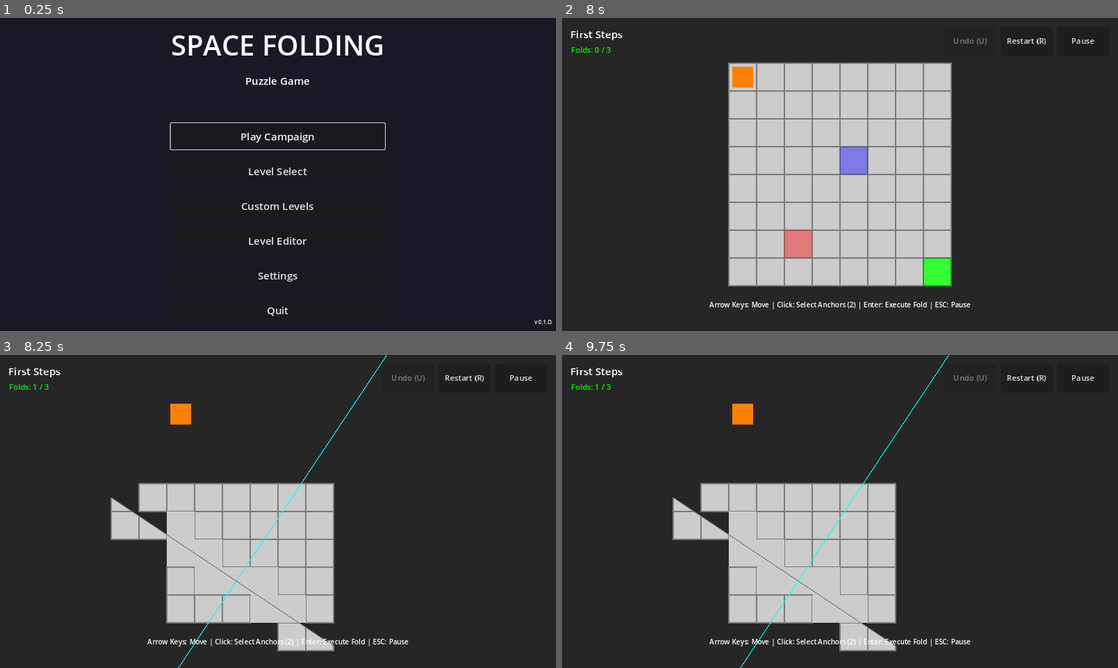
Above: before the commit, frames 1-4 (two rows, left to right).
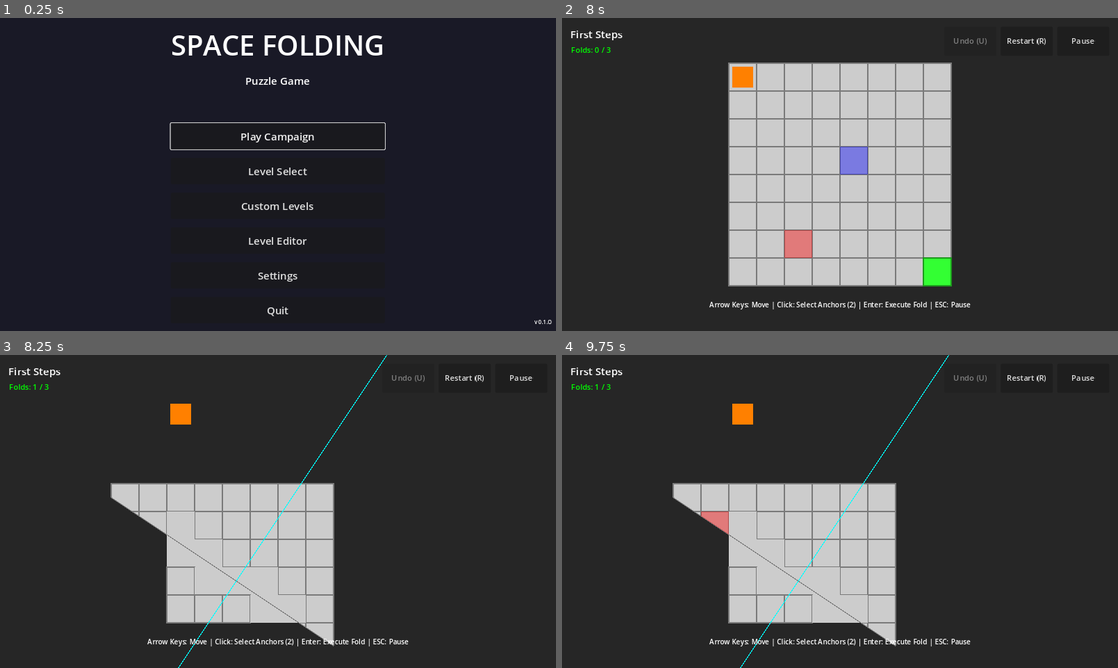
Above: after the commit, the same moments.

Repository: absent-mynd/puzzle
Game: Godot game, scene res://scenes/ui/MainMenu.tscn
Two runs of this game, one before a commit and one after it. Both use one fixed random seed, a clock stepped at 60 frames per second and the inputs below.
Inputs (mouse positions are in pixels of both pictures, inside the frame that each line leads up to):
- Up to frame 1 (0.25 s): no input
- Up to frame 2 (8 s): click "Play Campaign" at 0.5 s; click "Restart (R)" at 1.25 s; click "Restart (R)" at 2 s; click "Restart (R)" at 2.75 s; click "Pause" at 3.5 s; click "Restart Level" at 4.25 s; tap Enter (ui_accept) at 5, 5.27, 5.75, 6.5, 7.25 s; move the mouse to (812, 237) at 5.02 s; hold Up (ui_up) 5.03-5.75 s; hold Shift 5.03-5.75 s; click (812, 237) at 5.17 s; drag from (1006, 221) to (812, 237) at 5.77 s; move the mouse to (673, 127) at 6.52 s; hold Left (ui_left) 6.53-7.25 s; tap Ctrl at 6.6 s; drag from (867, 174) to (673, 127) at 7.27 s
- Up to frame 3 (8.25 s): tap Enter (ui_accept) at 8 s; move the mouse to (194, 433) at 8.02 s; hold Down (ui_down) from 8.03 s (still down); tap 1 at 8.1 s
- Up to frame 4 (9.75 s): tap Enter (ui_accept) at 8.27, 8.75 s; release Down (ui_down) at 8.75 s; drag from (962, 495) to (756, 433) at 8.77 s; move the mouse to (728, 527) at 9.52 s; hold Up (ui_up) from 9.53 s (still down); tap 3 at 9.6 s; click (728, 527) at 9.67 s

Frames 1-2 are identical in both runs. In frame 3, 2.2% of the frame differs, in the area x 19-61%, y 40-95%; in frame 4, 2.2%.

Commit message:
Fix polygon orientation bug in diagonal fold cell splitting
BUG: When cells merged at diagonal fold anchors, the split polygon
halves were inverted - wall pieces ended up on the ground side and
vice versa.

ROOT CAUSE: GeometryCore.split_polygon_by_line() has inverted naming:
- "left" result contains positive (right) side vertices
- "right" result contains negative (left) side vertices

FIX: Swapped split_result assignments in FoldSystem.execute_diagonal_fold()
for both line1 and line2 splits:
- if keep_side == "left": use split_result.right (was .left)
- else: use split_result.left (was .right)

Added test_diagonal_merge_correct_polygon_orientation() to verify:
- Sets cell (0,0) as wall, cell (1,1) as ground
- Executes diagonal fold with anchors at (0,0) and (1,1)
- Verifies wall piece is in top-left, ground piece in bottom-right
- Test now passes with correct polygon orientation

All 448 tests passing.

Diff:
--- a/scripts/systems/FoldSystem.gd
+++ b/scripts/systems/FoldSystem.gd
@@ -1509,10 +1509,12 @@
 
 		if split_result.intersections.size() > 0:
 			# Update cell geometry to kept side
+			# NOTE: GeometryCore naming is inverted: "left" = positive side, "right" = negative side
+			# So we swap the assignment to get the correct polygon half
 			if keep_side == "left":
-				cell.geometry = split_result.left
+				cell.geometry = split_result.right  # SWAPPED: use right for left
 			else:
-				cell.geometry = split_result.right
+				cell.geometry = split_result.left   # SWAPPED: use left for right
 
 			cell.is_partial = true
 			cell.update_visual()
@@ -1549,10 +1551,12 @@
 
 		if split_result.intersections.size() > 0:
 			# Update cell geometry to kept side
+			# NOTE: GeometryCore naming is inverted: "left" = positive side, "right" = negative side
+			# So we swap the assignment to get the correct polygon half
 			if keep_side == "left":
-				cell.geometry = split_result.left
+				cell.geometry = split_result.right  # SWAPPED: use right for left
 			else:
-				cell.geometry = split_result.right
+				cell.geometry = split_result.left   # SWAPPED: use left for right
 
 			cell.is_partial = true
 			cell.update_visual()
--- a/scripts/tests/test_boundary_merge_bug.gd
+++ b/scripts/tests/test_boundary_merge_bug.gd
@@ -17,6 +17,114 @@
 	fold_system = FoldSystem.new()
 	add_child_autofree(fold_system)
 	fold_system.grid_manager = grid_manager
+
+
+func test_diagonal_merge_correct_polygon_orientation():
+	print("\n╔════════════════════════════════════════════╗")
+	print("║  DIAGONAL MERGE - POLYGON ORIENTATION BUG  ║")
+	print("║  Testing (0,0) wall + (1,1) ground merge   ║")
+	print("╚════════════════════════════════════════════╝\n")
+
+	# Set up a specific scenario:
+	# - Cell (0,0) is a WALL
+	# - Cell (1,1) is EMPTY (ground)
+	# - Diagonal fold with anchors at (0,0) and (1,1)
+	# - Expected: merged cell should have wall piece in TOP-LEFT, ground piece in BOTTOM-RIGHT
+	# - Bug: merged cell has wall piece in BOTTOM-RIGHT, ground piece in TOP-LEFT (inverted!)
+
+	var cell_00 = grid_manager.get_cell(Vector2i(0, 0))
+	var cell_11 = grid_manager.get_cell(Vector2i(1, 1))
+
+	cell_00.set_cell_type(1)  # Wall
+	cell_11.set_cell_type(0)  # Ground (empty)
+
+	print("BEFORE fold:")
+	print("  Cell (0,0): type=%d (wall)" % cell_00.cell_type)
+	print("  Cell (1,1): type=%d (ground)" % cell_11.cell_type)
+	print("")
+
+	# Execute diagonal fold
+	var anchor1 = Vector2i(0, 0)
+	var anchor2 = Vector2i(1, 1)
+	fold_system.execute_diagonal_fold(anchor1, anchor2)
+
+	print("AFTER fold:")
+
+	# Find which cells still exist
+	print("  Searching for cells...")
+	for pos in grid_manager.cells.keys():
+		var cell = grid_manager.cells[pos]
+		if cell:
+			print("    Cell at %s: type=%d, partial=%s, pieces=%d" % [pos, cell.cell_type, cell.is_partial, cell.geometry_pieces.size()])
+
+	# The anchor cells should be merged
+	var cell_00_after = grid_manager.get_cell(Vector2i(0, 0))
+	var cell_11_after = grid_manager.get_cell(Vector2i(1, 1))
+
+	# At least ONE anchor should have a merged cell
+	if not cell_00_after and not cell_11_after:
+		print("  ERROR: Both anchor cells are gone!")
+		assert_true(cell_00_after != null or cell_11_after != null, "At least one anchor cell should exist")
+		return
+
+	# Use whichever cell exists
+	var merged_cell = cell_00_after if cell_00_after else cell_11_after
+	var merged_pos = Vector2i(0, 0) if cell_00_after else Vector2i(1, 1)
+
+	print("")
+	print("  Merged cell is at position %s" % merged_pos)
+	print("  Pieces: %d" % merged_cell.geometry_pieces.size())
+
+	print("")
+
+	# Check which piece type is where in the geometry
+	var bug_detected = false
+
+	# The merged cell should have 2 pieces (wall + ground)
+	if merged_cell.geometry_pieces.size() < 2:
+		print("  ERROR: Merged cell only has %d piece(s), expected 2" % merged_cell.geometry_pieces.size())
+		return
+
+	# Find the wall piece and ground piece
+	var wall_piece = null
+	var ground_piece = null
+
+	for piece in merged_cell.geometry_pieces:
+		if piece.cell_type == 1:
+			wall_piece = piece
+		elif piece.cell_type == 0:
+			ground_piece = piece
+
+	if not wall_piece or not ground_piece:
+		print("  ERROR: Could not find both wall and ground pieces!")
+		print("  Pieces found: %s" % [merged_cell.geometry_pieces.map(func(p): return p.cell_type)])
+		return
+
+	# Check orientations
+	var wall_center = wall_piece.get_center()
+	var ground_center = ground_piece.get_center()
+
+	print("  Wall piece center: (%.1f, %.1f)" % [wall_center.x, wall_center.y])
+	print("  Ground piece center: (%.1f, %.1f)" % [ground_center.x, ground_center.y])
+	print("")
+
+	# The diagonal goes from (0,0) to (64,64)
+	# Wall started at (0,0), so wall piece should be in top-left (lower x, lower y)
+	# Ground started at (1,1), so ground piece should be in bottom-right (higher x, higher y)
+
+	if wall_center.x > ground_center.x or wall_center.y > ground_center.y:
+		print("  ❌ BUG DETECTED: Wall piece is in bottom-right, ground piece is in top-left")
+		print("  This is backwards - they should be swapped!")
+		bug_detected = true
+	else:
+		print("  ✅ Correct: Wall piece is in top-left, ground piece is in bottom-right")
+
+	if bug_detected:
+		print("❌ BUG CONFIRMED: Split polygons are on wrong side of seam!")
+	else:
+		print("✅ No polygon orientation bug detected")
+
+	assert_false(bug_detected, "Split polygons should be on correct side of seam")
 
 
 func test_boundary_merge_keeps_correct_seam_side():
